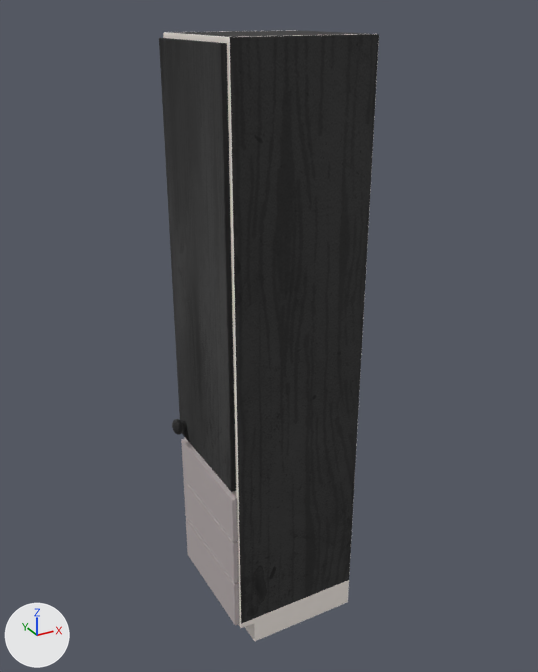
What one commit did to the FBX model Assets/Models/KitchenAssets/highCabinet.fbx.
One viewpoint serves both versions: a 50 mm lens placed at (-1.51, -2.77, 2.86), pointed at (0.02, 0.0, 1.47). The axes (+X, +Y, +Z) are drawn at lower left. The lights are the same throughout. Where no turn or scale is listed for an object, it has been applied to the vertices.

Names of what the first picture shows: 'box1', 'box2', 'box3', 'door', 'highCabinet', 'knob'.
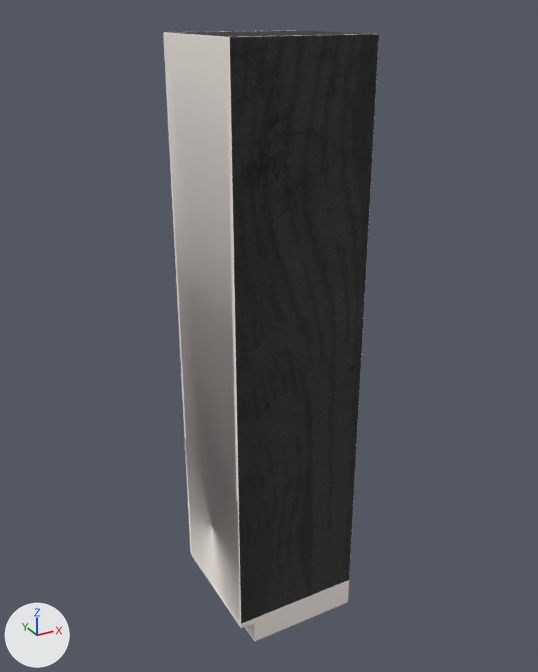
Where the newer file only moved an object's origin or applied its transform, the numbers keep the older frame.

Patch to the scene script:
```diff
--- a/Assets/Models/KitchenAssets/highCabinet.fbx.py
+++ b/Assets/Models/KitchenAssets/highCabinet.fbx.py
@@ ob_box1 @@
-ob_box1 = bpy.data.objects.new('box1', me_door3_003)
-ob_box1.location = (0.0, 0.0, 0.0)
@@ ob_door @@
-ob_door = bpy.data.objects.new('door', me_door)
-ob_door.location = (1.162, 1.041, 0.0)
@@ ob_box3 @@
-ob_box3 = bpy.data.objects.new('box3', me_door3_005)
-ob_box3.location = (0.0, 0.0, 0.0)
@@ ob_box2 @@
-ob_box2 = bpy.data.objects.new('box2', me_door3_004)
-ob_box2.location = (0.0, 0.0, 0.0)
@@ ob_knob @@
-ob_knob = bpy.data.objects.new('knob', me_knob)
-ob_knob.location = (1.162, 1.041, 0.0)
```

Changed parts and their boxes (x1, y1, x2, y2) in the pictures (538 x 672 px):
'door', deleted (black)
    before: (159, 38, 236, 492)
'box1', deleted
    before: (181, 438, 238, 542)
'box2', deleted
    before: (184, 479, 239, 583)
'box3', deleted
    before: (186, 517, 239, 625)
'knob', deleted
    before: (172, 419, 187, 435)
